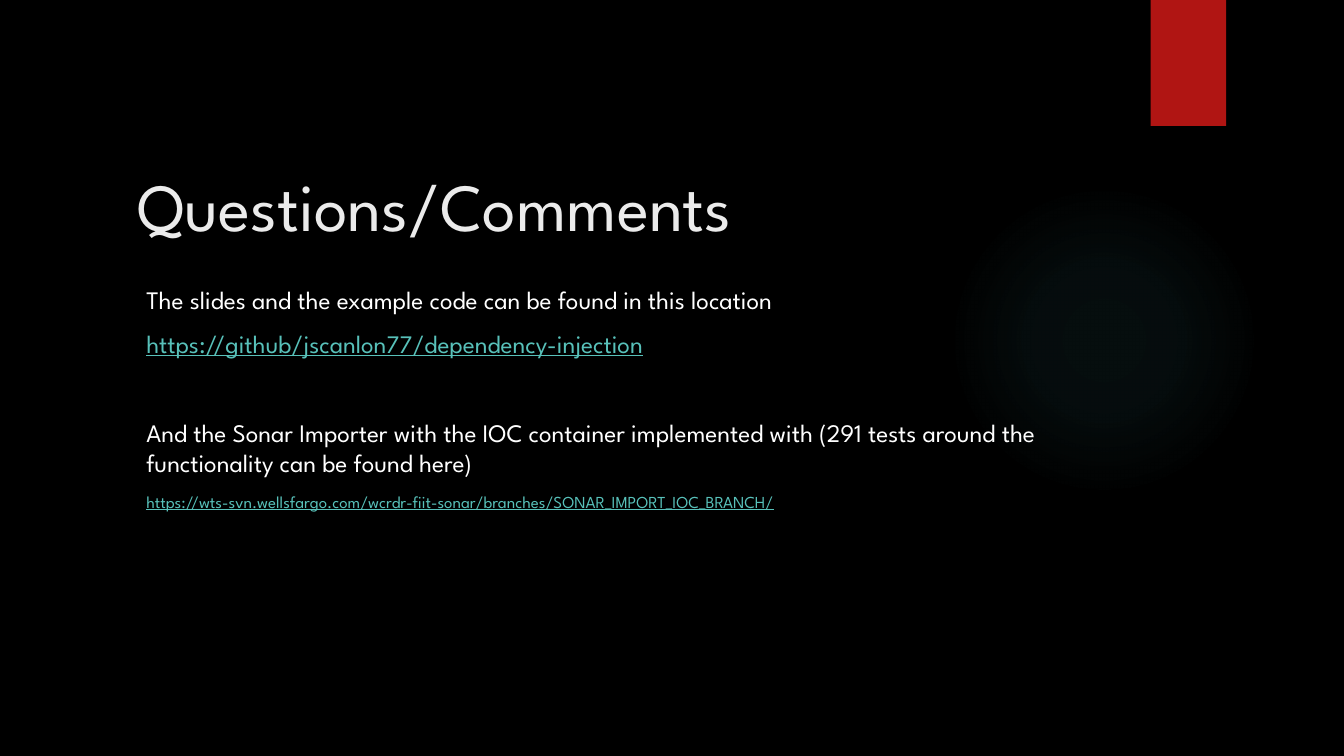
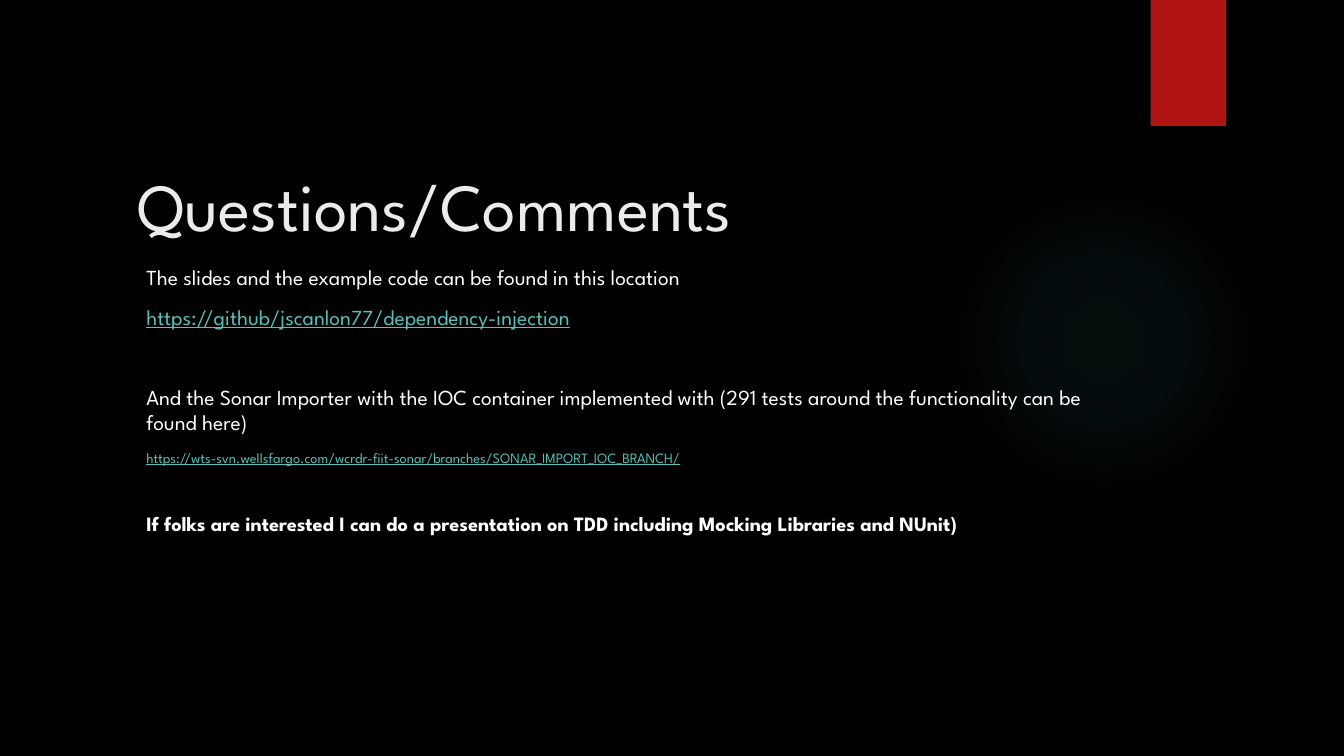
Before and after one commit to jscanlon77/dependency-injection, a slide deck: slide 16 of Castle Windsor Inversion of Control.pptx (slide 13 before the commit). Drawn at 1344x756 pixels with LibreOffice and Linux fonts; fonts in the diff are those of the drawing; background and template pictures are left out. Boxes give left, top, right and bottom in pixels: in the first picture for what was removed or moved away, otherwise in the second. Text is boxed around its words. In the diff, an @@ line names an element or a change of style, - is before the commit and + after.

```diff
--- a/Castle Windsor Inversion of Control.pptx
+++ b/Castle Windsor Inversion of Control.pptx
@@ text at <box>146,270,1080,466</box>: size 18 to 15.3 pt in "The slides and the example code can ...", "https://github/jscanlon77/dependency-injection", "And the Sonar Importer with the IOC ..."; size 12 to 10.2 pt in "https://wts-svn.wellsfargo.com/wcrdr-fiit-sonar/branches/SON ..." @@
@@ text at <box>146,516,957,536</box>: paragraph added @@
+If folks are interested I can do a presentation on TDD including Mocking Libraries and NUnit)
```
Also in this commit, not shown: 4 other slides changed, 5 slides added, 2 slides removed.
